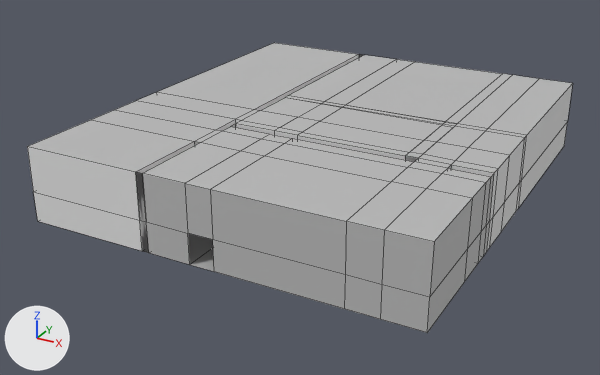
The FBX model Assets/Art/Models/Stolovaya/kitchen sklad.fbx, before and after one commit.
One viewpoint serves both versions: a camera (50 mm lens) standing at (0.9478, 0.3703, 0.303) and looking at (0.6148, 0.9758, 0.0002). Arrows for +X, +Y and +Z are at lower left; the lights stay in place. Mesh edges are drawn as thin lines. Where no turn or scale is listed for an object, it has been applied to the vertices.

Script lines for the objects in view, before the commit:
```python
mat_ceil = principled_material('Ceil')
mat_ceil.base_color = (0.5, 0.5, 0.5)  # grey #bcbcbc
mat_koridor = principled_material('koridor')
mat_koridor.base_color = (0.5, 0.5, 0.5)  # grey #bcbcbc
mat_lambert1 = principled_material('lambert1')
mat_lambert1.base_color = (0.5, 0.5, 0.5)  # grey #bcbcbc
mat_restroom_walls = principled_material('restRoom_walls')
mat_restroom_walls.base_color = (0.8, 0.8, 0.8)  # white #e7e7e7
mat_restroom_walls.roughness = 0.4
mat_sklad_walls = principled_material('sklad_walls')
mat_sklad_walls.base_color = (0.8, 0.8, 0.8)  # white #e7e7e7
mat_sklad_walls.roughness = 0.4
me_mesh = bpy.data.meshes.new('Mesh')
me_mesh.from_pydata(...)  # 217 vertices, 229 faces; spans x 0.457..0.8, y 0.81..1.2, z 0.0..0.066
# faces by material slot: [30, 19, 46, 34, 19, 32, 30, 19]
me_mesh.materials.append(mat_lambert3)  # grey #bcbcbc
me_mesh.materials.append(mat_kitchen_walls)  # white #e7e7e7
me_mesh.materials.append(mat_ceil)  # grey #bcbcbc
me_mesh.materials.append(mat_restroom_walls)  # white #e7e7e7
me_mesh.materials.append(mat_koridor)  # grey #bcbcbc
me_mesh.materials.append(mat_lambert1)  # grey #bcbcbc
me_mesh.materials.append(mat_dop_floor)  # grey #bcbcbc
me_mesh.materials.append(mat_sklad_walls)  # white #e7e7e7
# before: 194 (0.612, 0.81, 0.0) at pixel (189, 264), 195 (0.634, 0.81, 0.0) at pixel (214, 271), 196 (0.634, 0.81, 0.027) at pixel (212, 239), 197 (0.612, 0.81, 0.027) at pixel (187, 233)
# before: 201 (0.8, 0.937, 0.027) at pixel (489, 221), 202 (0.8, 0.937, 0.066) at pixel (494, 172), 203 (0.8, 0.937, 0.0) at pixel (486, 252), 207 (0.8, 0.928, 0.027) at pixel (486, 225), 208 (0.8, 0.928, 0.0) at pixel (483, 256)
# before: 209 (0.8, 0.928, 0.066) at pixel (491, 176)
ob_polysurface8 = bpy.data.objects.new('polySurface8', me_mesh)
ob_polysurface8.location = (0.0, 0.0, 0.0)
```
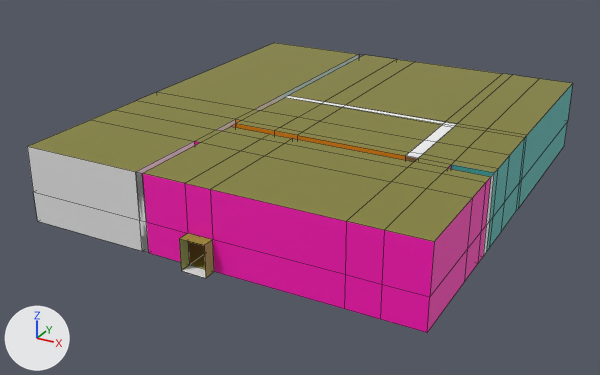
Where the newer file only moved an object's origin or applied its transform, the numbers keep the older frame.

Scene script edits in JSON lines:
```json
{"op": "set", "path": "mat_ceil.base_color", "old": "(0.5, 0.5, 0.5)", "new": "(0.24, 0.229, 0.0406)", "note": "grey #bcbcbc -> yellow #868439"}
{"op": "set", "path": "mat_restroom_walls.base_color", "old": "(0.8, 0.8, 0.8)", "new": "(0.0435, 0.471, 0.44)", "note": "white #e7e7e7 -> cyan #3bb7b1"}
{"op": "set", "path": "mat_koridor.base_color", "old": "(0.5, 0.5, 0.5)", "new": "(0.295, 0.306, 0.0235)", "note": "grey #bcbcbc -> yellow #94962a"}
{"op": "set", "path": "mat_lambert1.base_color", "old": "(0.5, 0.5, 0.5)", "new": "(0.934, 0.934, 0.934)", "note": "grey #bcbcbc -> white #f7f7f7"}
{"op": "set", "path": "mat_sklad_walls.base_color", "old": "(0.8, 0.8, 0.8)", "new": "(0.764, 0.281, 0.0)", "note": "white #e7e7e7 -> orange #e29000"}
{"op": "add", "block": "mat_koridor_walls", "code": ["mat_koridor_walls = principled_material('koridor_walls')", "mat_koridor_walls.base_color = (1.0, 0.0, 0.479)  # pink #ff00b8"]}
{"op": "add", "block": "mat_kitchen_floor", "code": ["mat_kitchen_floor = principled_material('kitchen_floor')", "mat_kitchen_floor.base_color = (0.0124, 0.807, 0.211)  # green #1de87f"]}
{"block": "me_mesh", "where": "# used by ob_polysurface8; location = (0.0, 0.0, 0.0)"}
{"block": "me_mesh", "where": "# verts and faces of me_mesh; kept vertices keep their numbers, new ones are numbered from 217"}
{"op": "remove", "block": "me_mesh", "code": "me_mesh.from_pydata(...)  # 217 vertices, 229 faces; spans x 0.457..0.8, y 0.81..1.2, z 0.0..0.066"}
{"op": "add", "block": "me_mesh", "code": "me_mesh.from_pydata(...)  # 221 vertices, 233 faces; spans x 0.457..0.8, y 0.799..1.2, z 0.0..0.066"}
{"block": "me_mesh", "change": "me_mesh part 1"}
{"op": "add", "block": "me_mesh", "code": "for new, old in zip([217, 218, 219], [194, 196, 197]): verts[new] = verts[old] + (0.0, -0.01, 0.0)"}
{"op": "add", "block": "me_mesh", "code": "verts[220] = (0.634, 0.799, 0.0)  # pixel (205, 278)"}
{"op": "add", "block": "me_mesh", "code": "faces += [(194, 217, 220, 195)]  # mat_lambert1 (white #f8f8f8)"}
{"op": "add", "block": "me_mesh", "code": "faces += [(194, 197, 219, 217), (195, 220, 218, 196), (196, 218, 219, 197)]  # mat_koridor (yellow #94962a)"}
{"block": "me_mesh", "change": "me_mesh part 2"}
{"op": "add", "block": "me_mesh", "code": "delete_faces([(201, 203, 208, 207), (201, 202, 209, 207)])"}
{"op": "add", "block": "me_mesh", "code": "faces += [(201, 207, 209, 202), (201, 207, 208, 203)]  # mat_lambert1 (white #f8f8f8)"}
{"block": "me_mesh", "change": "me_mesh part 3: 30 faces spanning x 0.573..0.8, y 0.81..0.937, z 0.0..0.066 switch from mat_lambert3 (grey #bcbcbc) to mat_koridor_walls (pink #ff00b8)"}
{"op": "add", "block": "me_mesh", "code": "me_mesh.materials.append(mat_kitchen_floor)  # green #1de87f"}
```

What differs and where, as boxes [x1, y1, x2, y2] in the pictures (600 x 375 px; the box of a moved part takes in the faces that stretch with it):
```json
{"object": "polySurface8", "change": "recoloured, reshaped", "before": [27, 43, 573, 333], "after": [27, 43, 573, 333]}
{"part": 1, "of": "me_mesh", "change": "added", "after": [179, 233, 214, 278]}
{"part": 2, "of": "me_mesh", "change": "moved or reshaped", "before": [483, 174, 494, 256], "after": [483, 174, 494, 256]}
{"part": 3, "of": "me_mesh", "change": "recoloured", "before": [142, 165, 491, 333], "after": [142, 165, 491, 333], "on screen": "grey to pink"}
```
